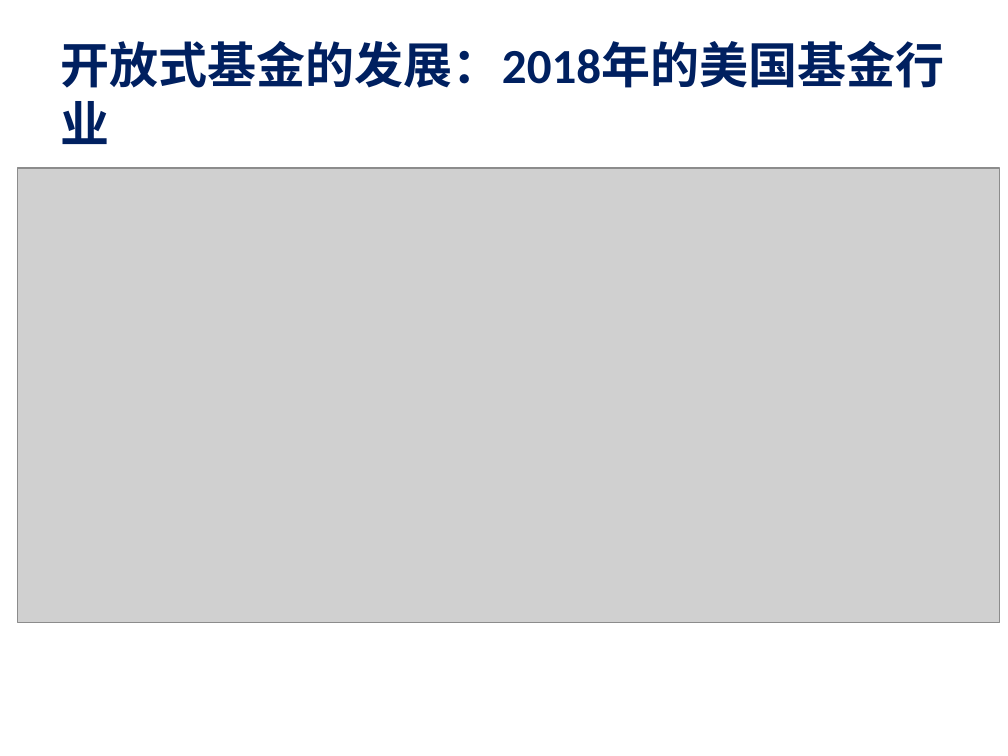
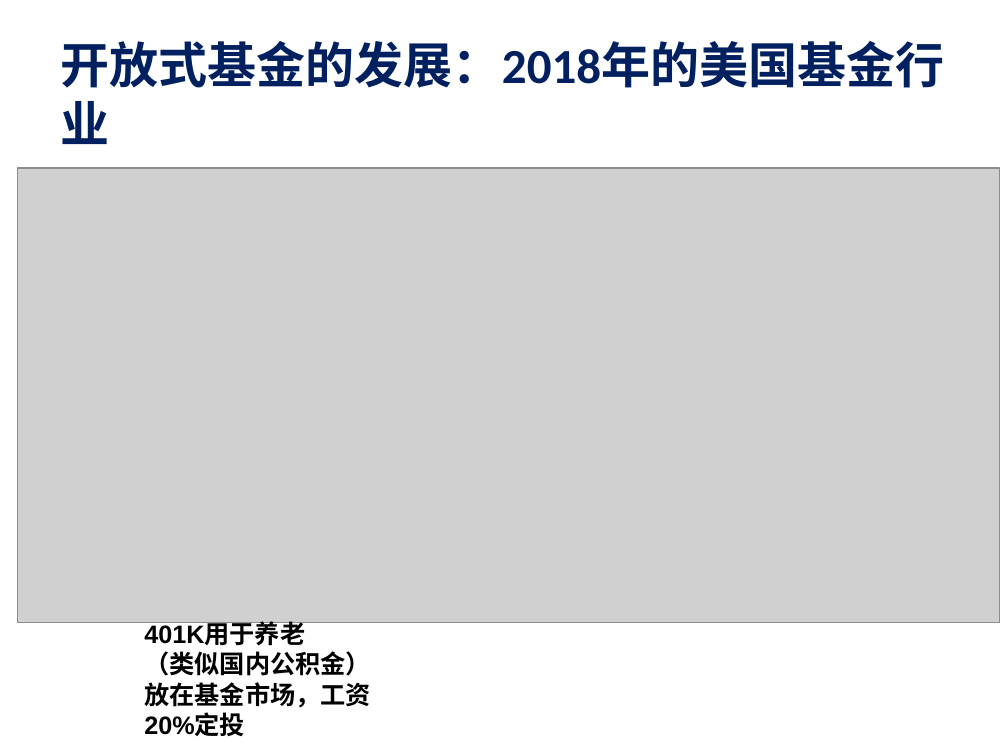
Before and after one commit to BJQ98/Modern-Financial-Practices, a slide deck: slide 38 of 4. Fund.ppt. Drawn at 1008x756 pixels with LibreOffice and Linux fonts; fonts in the diff are those of the drawing; grey boxes stand for pictures. Boxes give left, top, right and bottom in pixels: in the first picture for what was removed or moved away, otherwise in the second. Text is boxed around its words. In the diff, an @@ line names an element or a change of style, - is before the commit and + after.

```diff
--- a/4. Fund.ppt
+++ b/4. Fund.ppt
@@ text added at <box>144,623,371,736</box>, 18 pt, text #000000, bold @@
+401K用于养老
+（类似国内公积金）
+放在基金市场，工资20%定投
```
Also in this commit, not shown: 2 other slides changed, 1 other file.
